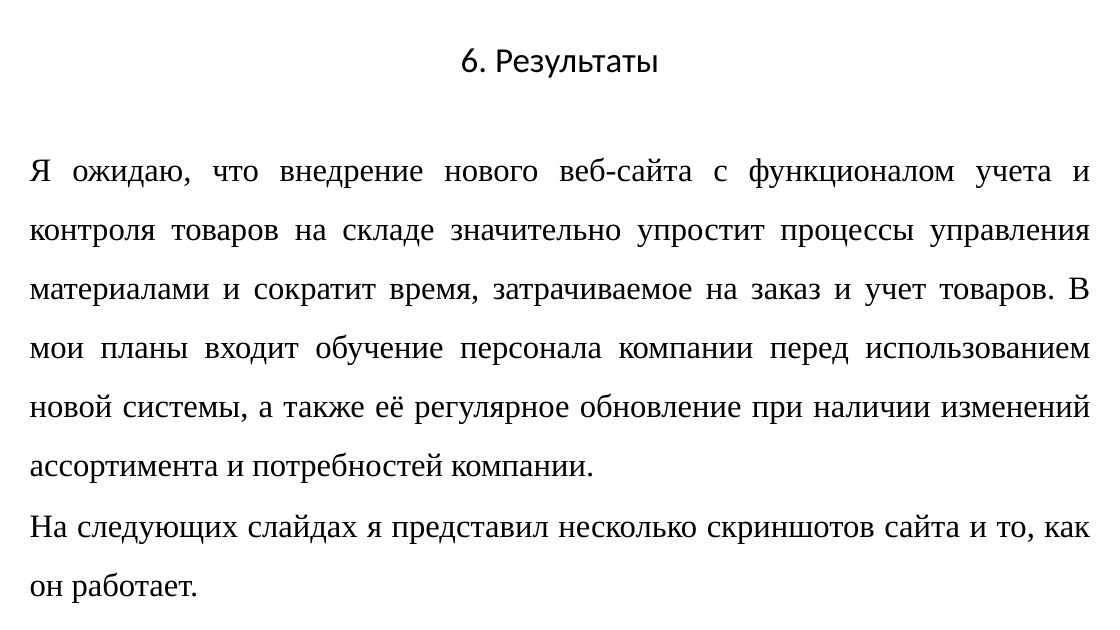
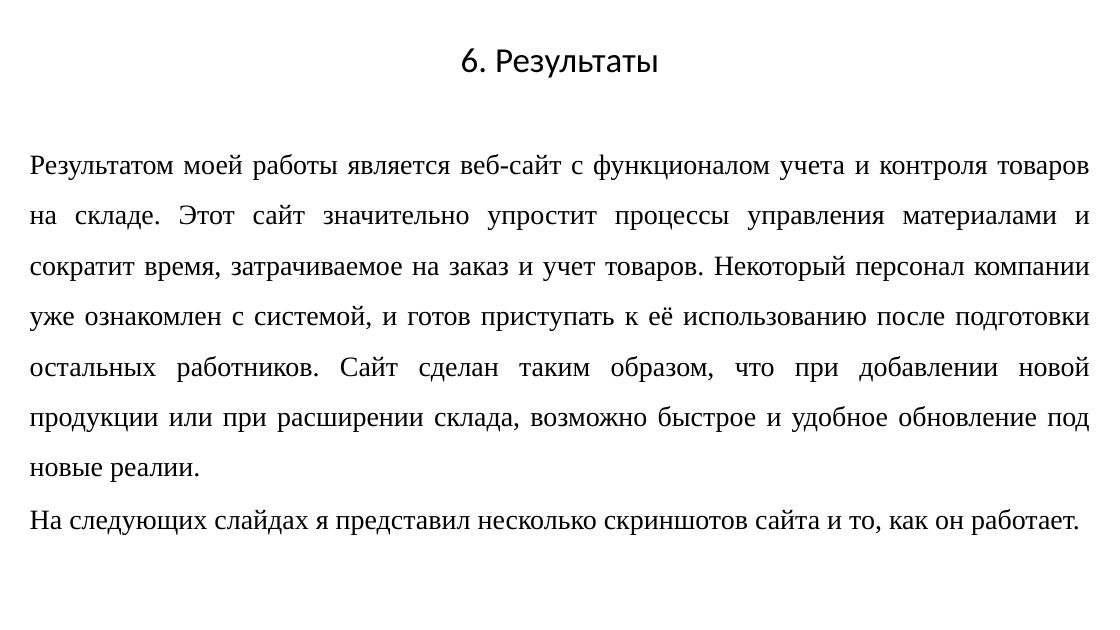
Before and after one commit to k-bar-n/FDB-ar, a slide deck: slide 18 of resources/Мультимедийная презентация.pptx. Drawn at 1120x630 pixels with LibreOffice and Linux fonts; fonts in the diff are those of the drawing. Boxes give left, top, right and bottom in pixels: in the first picture for what was removed or moved away, otherwise in the second. Text is boxed around its words. In the diff, an @@ line names an element or a change of style, - is before the commit and + after.

```diff
--- a/resources/Мультимедийная презентация.pptx
+++ b/resources/Мультимедийная презентация.pptx
@@ text at box(30, 154, 1090, 482): text changed; size 28 to 24 pt @@
-Я ожидаю, что внедрение нового веб-сайта с функционалом учета и контроля товаров на складе значительно упростит процессы управления материалами и сократит время, затрачиваемое на заказ и учет товаров. В мои планы входит обучение персонала компании перед использованием новой системы, а также её регулярное обновление при наличии изменений ассортимента и потребностей компании.
+Результатом моей работы является веб-сайт с функционалом учета и контроля товаров на складе. Этот сайт значительно упростит процессы управления материалами и сократит время, затрачиваемое на заказ и учет товаров. Некоторый персонал компании уже ознакомлен с системой, и готов приступать к её использованию после подготовки остальных работников. Сайт сделан таким образом, что при добавлении новой продукции или при расширении склада, возможно быстрое и удобное обновление под новые реалии.
@@ text at box(30, 509, 1080, 535): size 28 to 24 pt in "На следующих слайдах я представил несколько скриншотов ..." @@
```
Also in this commit, not shown: 3 other files.
